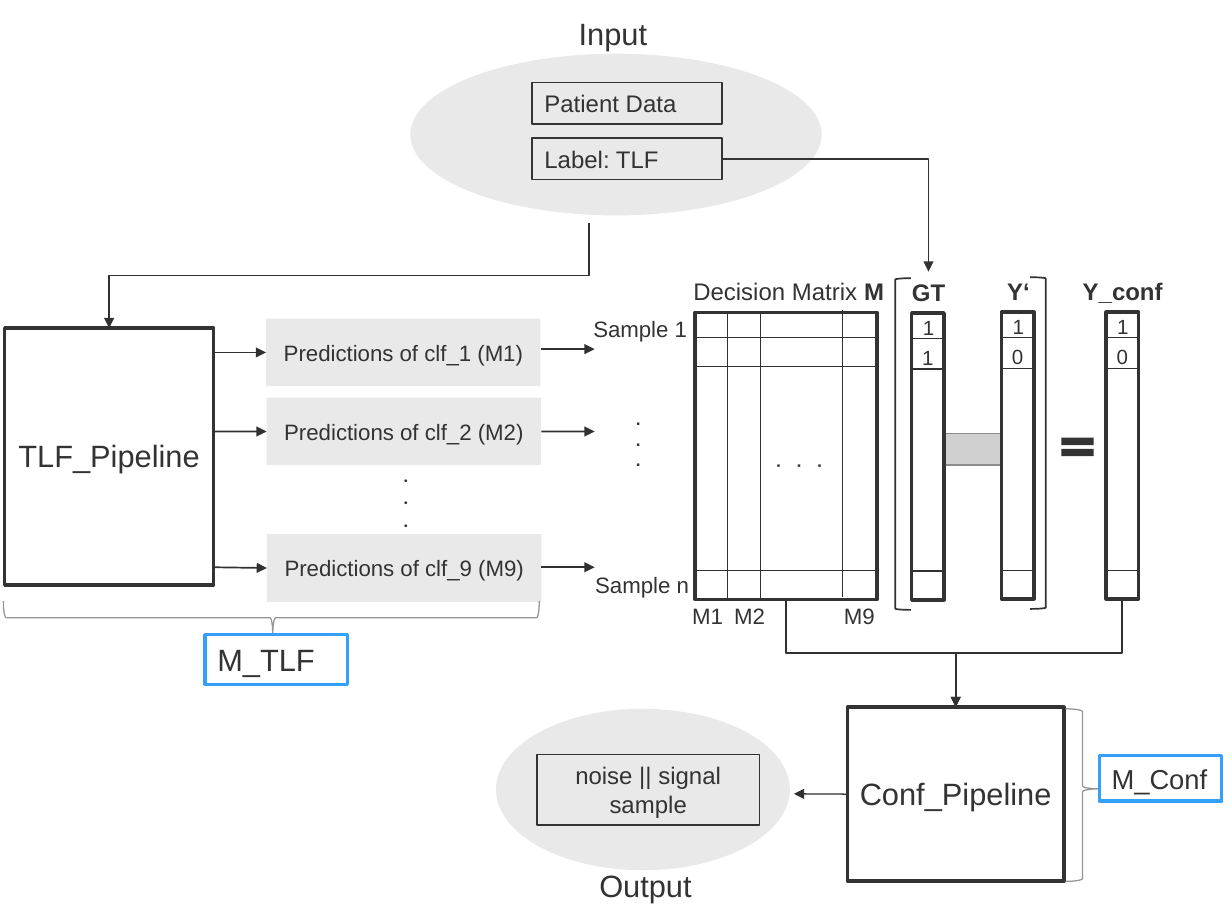
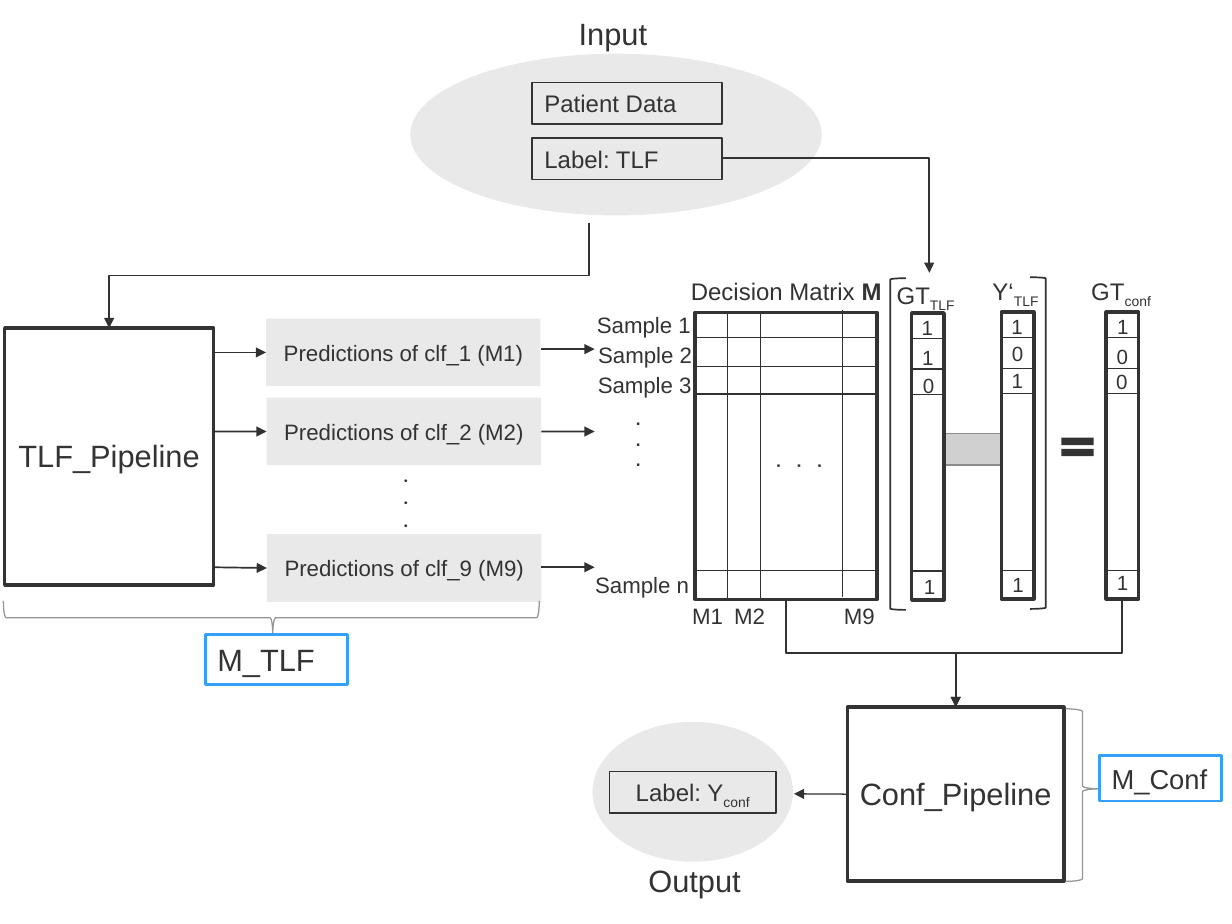
Before and after one commit to IceQueen1996/Masterarbeit, a slide deck: slide 14 of presentations/ProgressReport.pptx. Drawn at 1232x924 pixels with LibreOffice and Linux fonts; fonts in the diff are those of the drawing; grey boxes stand for pictures. Boxes give left, top, right and bottom in pixels: in the first picture for what was removed or moved away, otherwise in the second. Text is boxed around its words. In the diff, an @@ line names an element or a change of style, - is before the commit and + after.

```diff
--- a/presentations/ProgressReport.pptx
+++ b/presentations/ProgressReport.pptx
@@ elbow arrow (722, 158) - (929, 272): route changed @@
@@ left bracket: place and size @@
-left bracket at [896,278,912,610]
+left bracket at [891,278,907,610]
@@ text at [912,284,945,302]: text changed; bold off @@
-GT
+GTTLF
@@ text at [992,283,1039,306]: text changed; bold off @@
-Y‘
+Y‘TLF
@@ text at [1083,282,1163,303]: text changed; bold off @@
-Y_conf
+GTconf
@@ text "Sample 1": place and size @@
-text "Sample 1" at [593,321,687,342]
+text "Sample 1" at [597,317,690,338]
@@ text added at [598,347,692,368], 13 pt, text #333333 @@
+Sample 2
@@ text "0" rewrapped from [1012,349,1023,369] to [1012,346,1023,361] @@
@@ text added at [598,377,691,398], 13 pt, text #333333 @@
+Sample 3
@@ text added at [923,378,934,395], 12 pt, text #333333 @@
+0
@@ text added at [1012,374,1023,388], 12 pt, text #333333 @@
+1
@@ text added at [1116,374,1127,394], 12 pt, text #333333 @@
+0
@@ line added from (696, 394) to (876, 394), #323232 0.75 pt @@
@@ line added from (913, 394) to (946, 394), #323232 0.75 pt @@
@@ line added from (1003, 393) to (1036, 393), #323232 0.75 pt @@
@@ line added from (1105, 393) to (1137, 393), #323232 0.75 pt @@
@@ text added at [924,580,935,599], 12 pt, text #333333 @@
+1
@@ text added at [1012,578,1023,592], 12 pt, text #333333 @@
+1
@@ text added at [1117,576,1128,590], 12 pt, text #333333 @@
+1
@@ ellipse: place and size @@
-ellipse at [496,708,791,870]
+ellipse at [593,722,793,861]
@@ rectangle "Label: Yconf": place and size @@
-rectangle "Label: Yconf" at [537,754,760,824]
+rectangle "Label: Yconf" at [610,771,776,813]
@@ text in rectangle at [636,783,701,801]: text changed @@
-noise || signal sample
+Label: Yconf
@@ text "Output": place and size @@
-text "Output" at [599,875,691,903]
+text "Output" at [648,870,740,898]
```
Also in this commit, not shown: 1 other slide changed.
